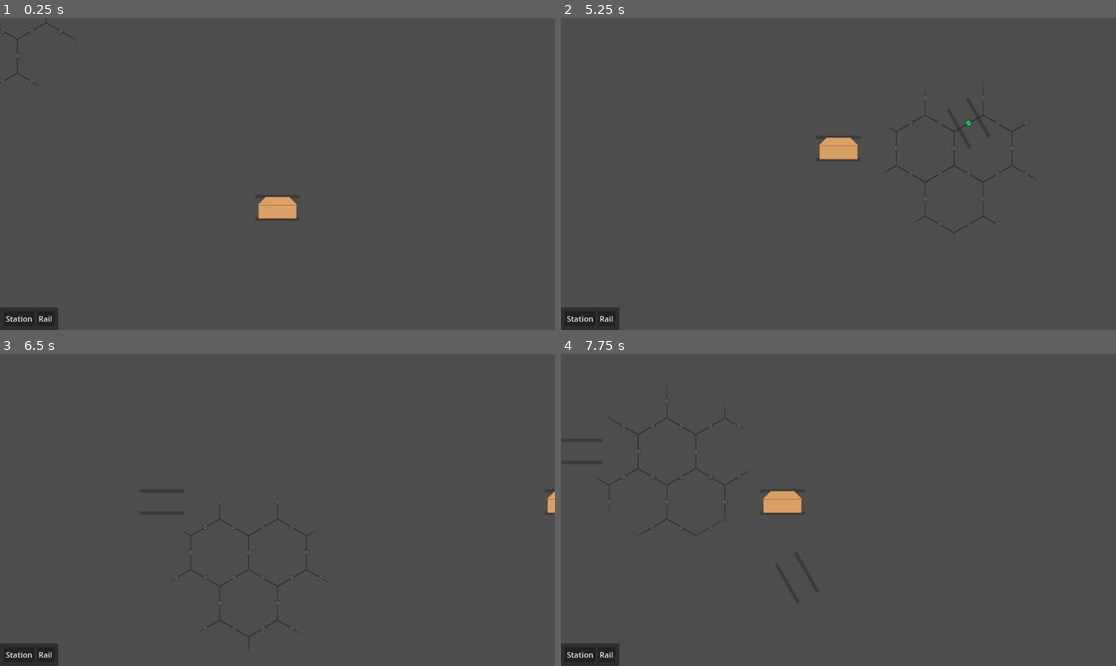
Above: before the commit, frames 1-4 (two rows, left to right).
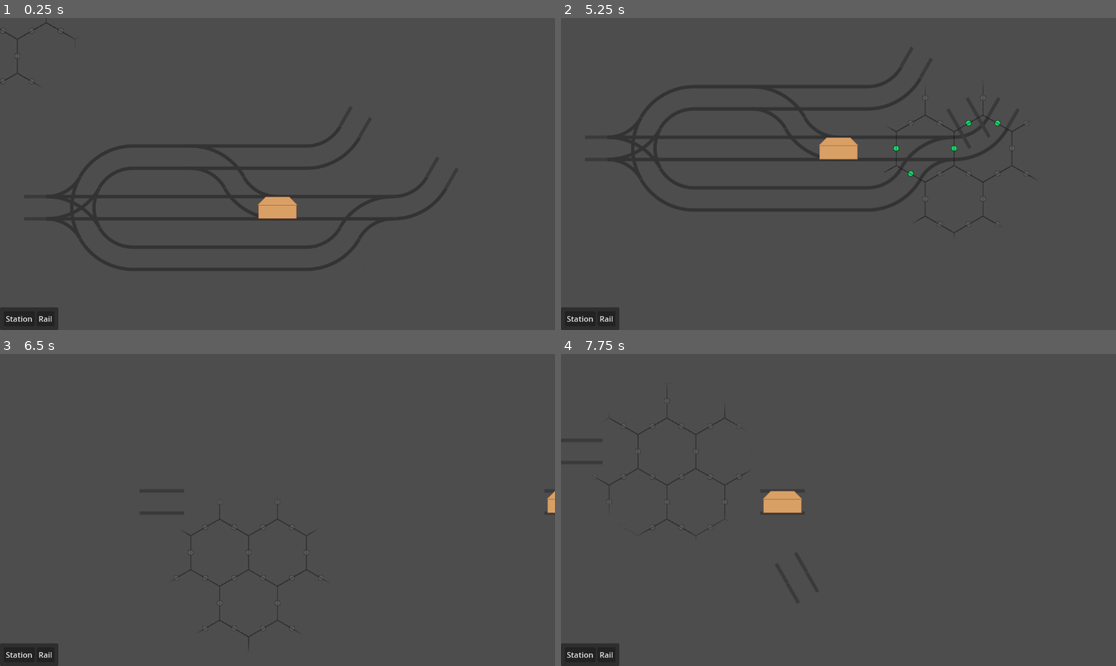
Above: after the commit, the same moments.

Repository: Vakrim/poszynach
Game: Godot game, scene res://main.tscn
The game is run twice, just before and just after one commit, with the same random seed, the same clock (stepped at 60 frames per second) and the same inputs.
Inputs (mouse positions are in pixels of both pictures, inside the frame that each line leads up to):
- Up to frame 1 (0.25 s): no input
- Up to frame 2 (5.25 s): click "Station" at 0.5 s; click "Rail" at 1.25 s; click "Station" at 2 s; click "Rail" at 2.75 s; click "Station" at 3.5 s; click "Rail" at 4.25 s; tap Enter at 5 s; move the mouse to (960, 158) at 5.02 s; hold S (camera_move_down) from 5.03 s (still down); click (960, 158) at 5.17 s
- Up to frame 3 (6.5 s): release S (camera_move_down) at 5.75 s; drag from (166, 525) to (249, 572) at 5.77 s
- Up to frame 4 (7.75 s): tap Space at 6.5 s; move the mouse to (894, 441) at 6.52 s; hold D (camera_move_right) 6.53-7.25 s; click (894, 441) at 6.67 s; drag from (810, 572) to (672, 463) at 7.27 s

The runs differ from the first frame. In frame 1, 3.6% of the frame differs, in the area x 8-81%, y 34-82%; in frame 2, 3.1%; in frame 3, less than 0.1%; in frame 4, nothing differs.

Commit message:
rails creation on start

Diff:
--- a/main.tscn
+++ b/main.tscn
@@ -42,8 +42,10 @@
 focus_mode = 0
 text = "Rail"
 
-[node name="RailGrid" parent="." instance=ExtResource("7_cossi")]
+[node name="RailGrid" parent="." node_paths=PackedStringArray("initial_rail_setup") instance=ExtResource("7_cossi")]
 unique_name_in_owner = true
+initial_rail_setup = NodePath("../InitialRailSetup")
+metadata/_edit_lock_ = true
 
 [node name="PathFinding" type="Node2D" parent="." node_paths=PackedStringArray("rail_grid")]
 unique_name_in_owner = true
@@ -59,6 +61,7 @@
 
 [node name="OnRails" type="Node2D" parent="."]
 y_sort_enabled = true
+metadata/_edit_lock_ = true
 
 [node name="Station" parent="OnRails" instance=ExtResource("6_i8sp2")]
 position = Vector2(0, 70)
@@ -81,5 +84,14 @@
 [node name="Logistics" type="Node" parent="."]
 script = ExtResource("7_x3mi1")
 
+[node name="InitialRailSetup" type="Node2D" parent="."]
+
+[node name="Polygon2D" type="Polygon2D" parent="InitialRailSetup"]
+polygon = PackedVector2Array(-819, 575, -1051, 578, -1006, 518, -815, 508, -746, 562, -805, 574, -800, 609, -626, 602, -632, 574, -713, 553, -795, 474, -1015, 476, -1095, 572, -1171, 574, -1170, 610, -976, 609, -820, 608)
+
+[node name="Polygon2D2" type="Polygon2D" parent="InitialRailSetup"]
+position = Vector2(659, -523)
+polygon = PackedVector2Array(-1067, 606, -1015, 668, -937, 685, -792, 683, -680, 680, -564, 676, -510, 620, -588, 611, -1049, 606, -1049, 573, -756, 574, -793, 528, -1000, 510, -1062, 573, -1168, 616, -1189, 587, -1099, 561, -1012, 475, -770, 475, -574, 468, -505, 410, -475, 428, -556, 504, -748, 513, -703, 567, -495, 574, -376, 576, -333, 513, -295, 525, -358, 606, -445, 613, -523, 696, -660, 719, -928, 719, -1034, 700, -1085, 625, -1098, 596)
+
 [connection signal="edge_created" from="RailGrid" to="TrainSpawner" method="_on_rail_grid_edge_created"]
 [connection signal="edge_removed" from="RailGrid" to="TrainSpawner" method="_on_rail_grid_edge_removed"]
--- /dev/null
+++ b/rail_grid/initial_builder.gd
@@ -0,0 +1,17 @@
+class_name InitialBuilder
+extends Node
+
+@onready var edges_grid = %EdgesGrid
+
+func create_initial_setup(initial_rail_setup: Node2D) -> void:
+    var edges = edges_grid.get_used_cells_by_id(0, edges_grid.CONNECTION_PLACEHOLDER_TILE)
+
+    var polygons = initial_rail_setup.get_children() as Array[Polygon2D]
+
+    for polygon in polygons:
+        for edge in edges:
+            if Geometry2D.is_point_in_polygon(polygon.to_local(edges_grid.to_global(edges_grid.map_to_local(edge))), polygon.polygon):
+                edges_grid.create_edge(edge)
+                edges_grid.block_edge(edge)
+
+        polygon.queue_free()
--- a/rail_grid/rail_grid.gd
+++ b/rail_grid/rail_grid.gd
@@ -5,8 +5,14 @@
 signal connection_created(from: Edge.WithDirection, to: Edge.WithDirection)
 
 @onready var edges_grid = %EdgesGrid
+@onready var initial_builder = %InitialBuilder
+@export var initial_rail_setup: Node2D
 
 var edges = Dictionary() # id: Edge.WithDirection
+
+func _ready() -> void:
+    if initial_rail_setup:
+        initial_builder.create_initial_setup(initial_rail_setup)
 
 func _on_edge_created(edge: Edge) -> void:
     edges[edge.with_direction.id] = edge.with_direction
--- a/rail_grid/rail_grid.tscn
+++ b/rail_grid/rail_grid.tscn
@@ -9,6 +9,7 @@
 [ext_resource type="Script" path="res://rail_grid/edges_grid.gd" id="6_w8aok"]
 [ext_resource type="Texture2D" uid="uid://bntu4bi4tch82" path="res://rail_grid/hextile.png" id="7_a6b3g"]
 [ext_resource type="Script" path="res://rail_grid/edges_grid_debugger.gd" id="10_k4ip6"]
+[ext_resource type="Script" path="res://rail_grid/initial_builder.gd" id="11_176ld"]
 [ext_resource type="Script" path="res://rail_grid/grid_builder_tool.gd" id="11_dfs5w"]
 
 [sub_resource type="TileSetAtlasSource" id="TileSetAtlasSource_7mk0m"]
@@ -139,6 +140,10 @@
 script = ExtResource("11_dfs5w")
 size = 17
 
+[node name="InitialBuilder" type="Node" parent="."]
+unique_name_in_owner = true
+script = ExtResource("11_176ld")
+
 [connection signal="edge_created" from="EdgesShader/EdgesGrid" to="." method="_on_edge_created"]
 [connection signal="edge_of_master_changed" from="EdgesShader/EdgesGrid" to="Rails" method="_on_edges_edge_changed"]
 [connection signal="edge_removed" from="EdgesShader/EdgesGrid" to="." method="_on_edge_removed"]
Not shown: 1 places in rail_grid/rail_grid.tscn that only renumber resources
